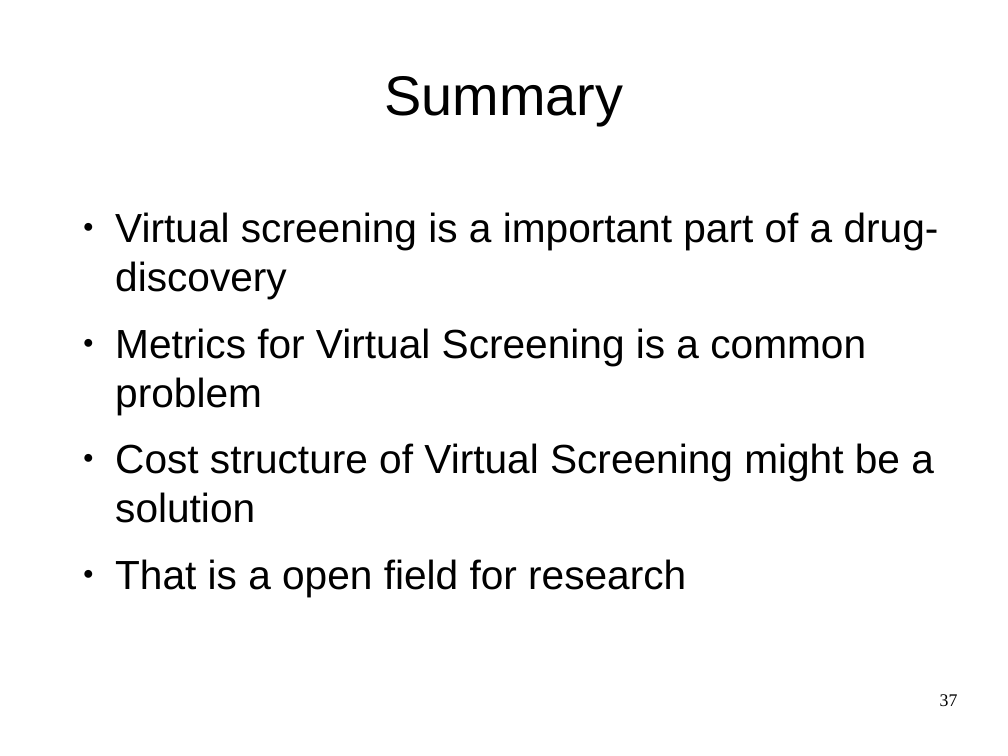
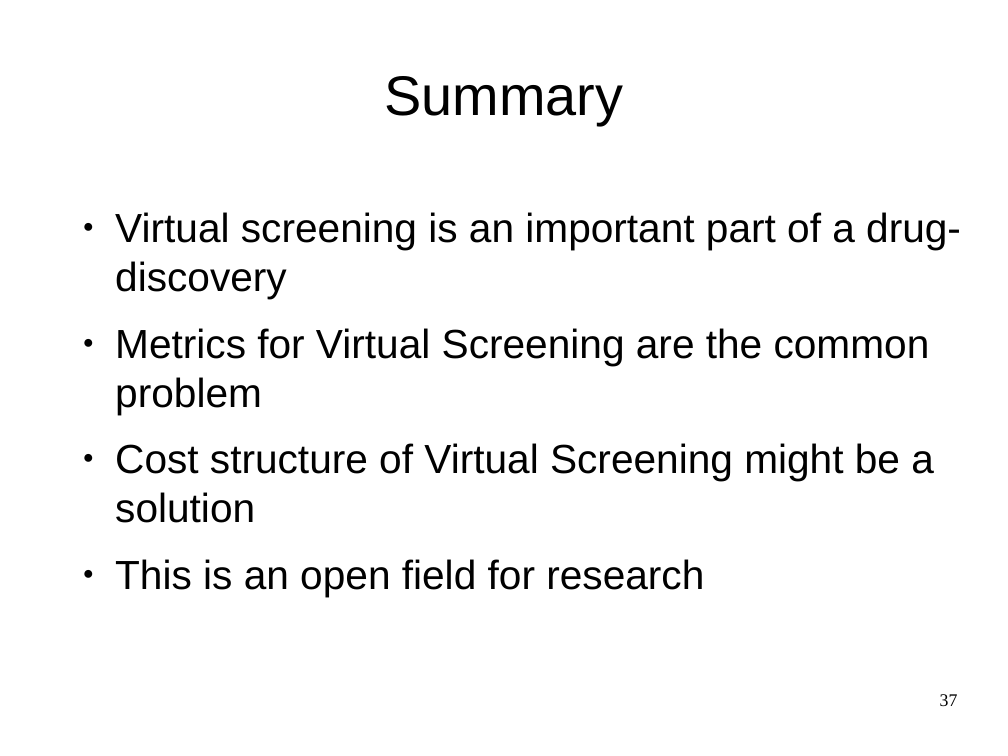
Before and after one commit to AlexWoroschilow/pca, a slide deck: slide 37 of seminar/presentation.odp. Drawn at 1008x756 pixels with LibreOffice and Linux fonts; fonts in the diff are those of the drawing. Boxes give left, top, right and bottom in pixels: in the first picture for what was removed or moved away, otherwise in the second. Text is boxed around its words. In the diff, an @@ line names an element or a change of style, - is before the commit and + after.

```diff
--- a/seminar/presentation.odp
+++ b/seminar/presentation.odp
@@ text at (115,212,961,414): text changed @@
-● Virtual screening is a important part of a drug-discovery
-● Metrics for Virtual Screening is a common problem
+● Virtual screening is an important part of a drug-discovery
+● Metrics for Virtual Screening are the common problem
@@ text at (115,559,704,597): text changed @@
-● That is a open field for research
+● This is an open field for research
```
Also in this commit, not shown: 21 other slides changed.
